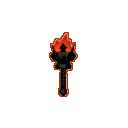
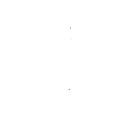
Layers edited between the first and the second 128 × 128 image:
removed layer "torch_flame.sprite.png copy" over bbox(49, 32, 80, 98)
added layer "KGea2JN.png #2" above "KGea2JN.png" over bbox(44, 24, 80, 98)
